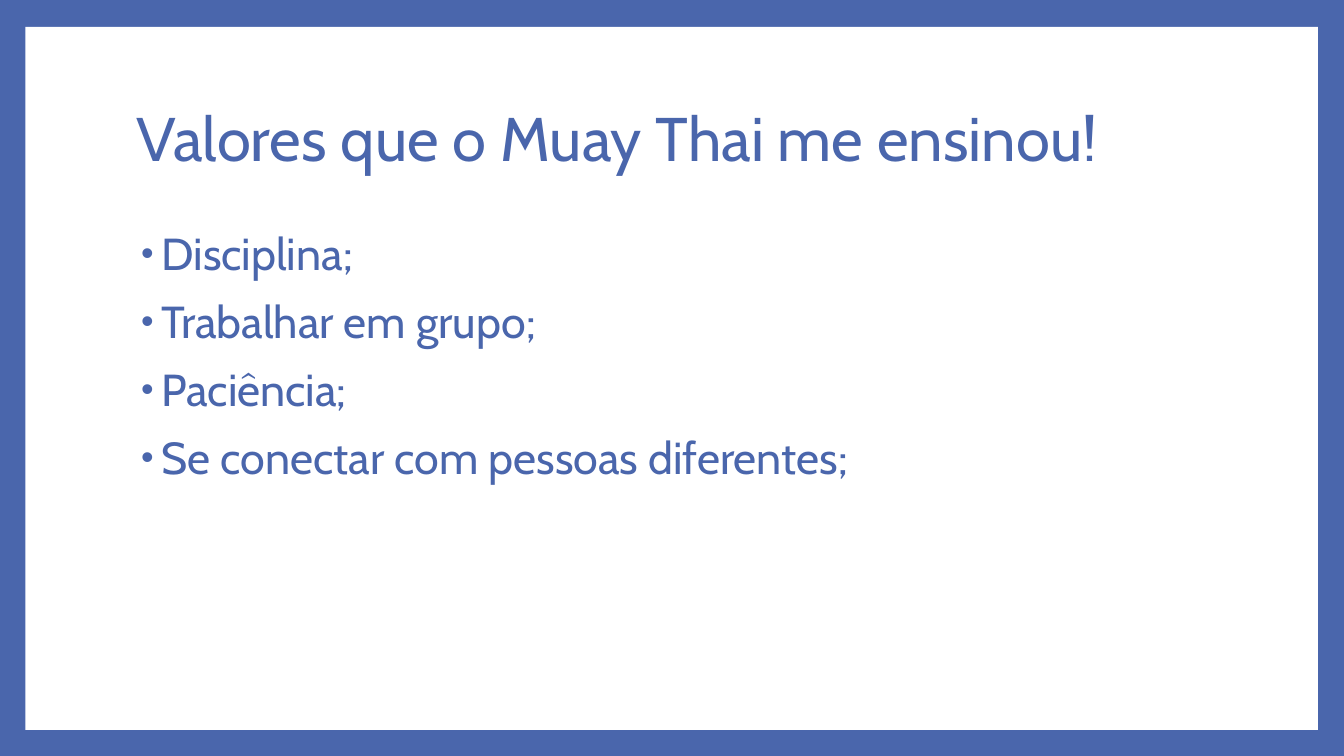
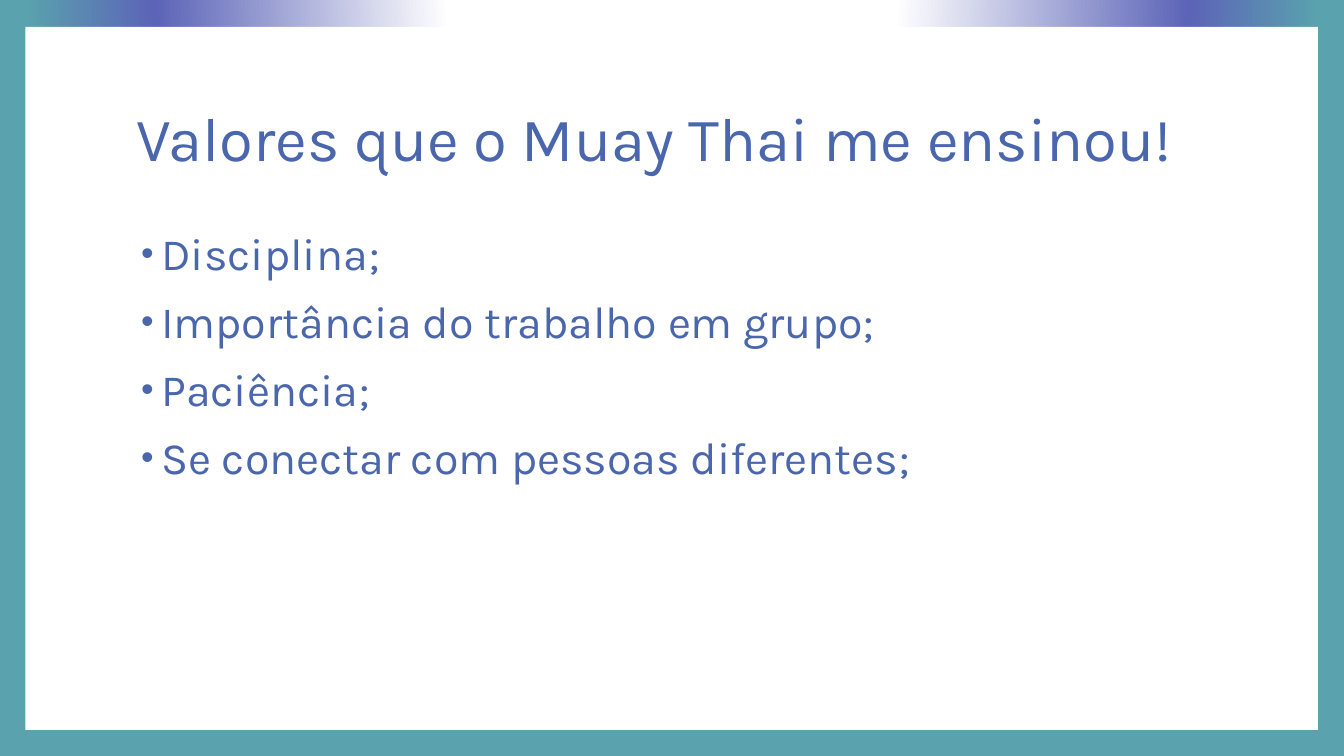
Before and after one commit to enricoferrer/Projeto-Individual, a slide deck: slide 3 of Slide Apresentação/O amor pela arte das oito armas.pptx. Drawn at 1344x756 pixels with LibreOffice and Linux fonts; fonts in the diff are those of the drawing. Boxes give left, top, right and bottom in pixels: in the first picture for what was removed or moved away, otherwise in the second. Text is boxed around its words. In the diff, an @@ line names an element or a change of style, - is before the commit and + after.

```diff
--- a/Slide Apresentação/O amor pela arte das oito armas.pptx
+++ b/Slide Apresentação/O amor pela arte das oito armas.pptx
@@ background #4A66AC to gradient #FFFFFF to #5C64B7 to #5AA2AE @@
@@ title "Valores que o Muay Thai ..." at box(136, 118, 1172, 176): font Cabin to Karla @@
@@ text at box(161, 239, 910, 485): font Cabin to Karla in "Disciplina;", "Paciência;", "Se conectar com pessoas diferentes;" @@
@@ text at box(161, 305, 875, 349): text changed; font Cabin to Karla @@
-• Trabalhar em grupo;
+• Importância do trabalho em grupo;
```
Also in this commit, not shown: 7 other slides changed, 3 slides added, 3 other files.
